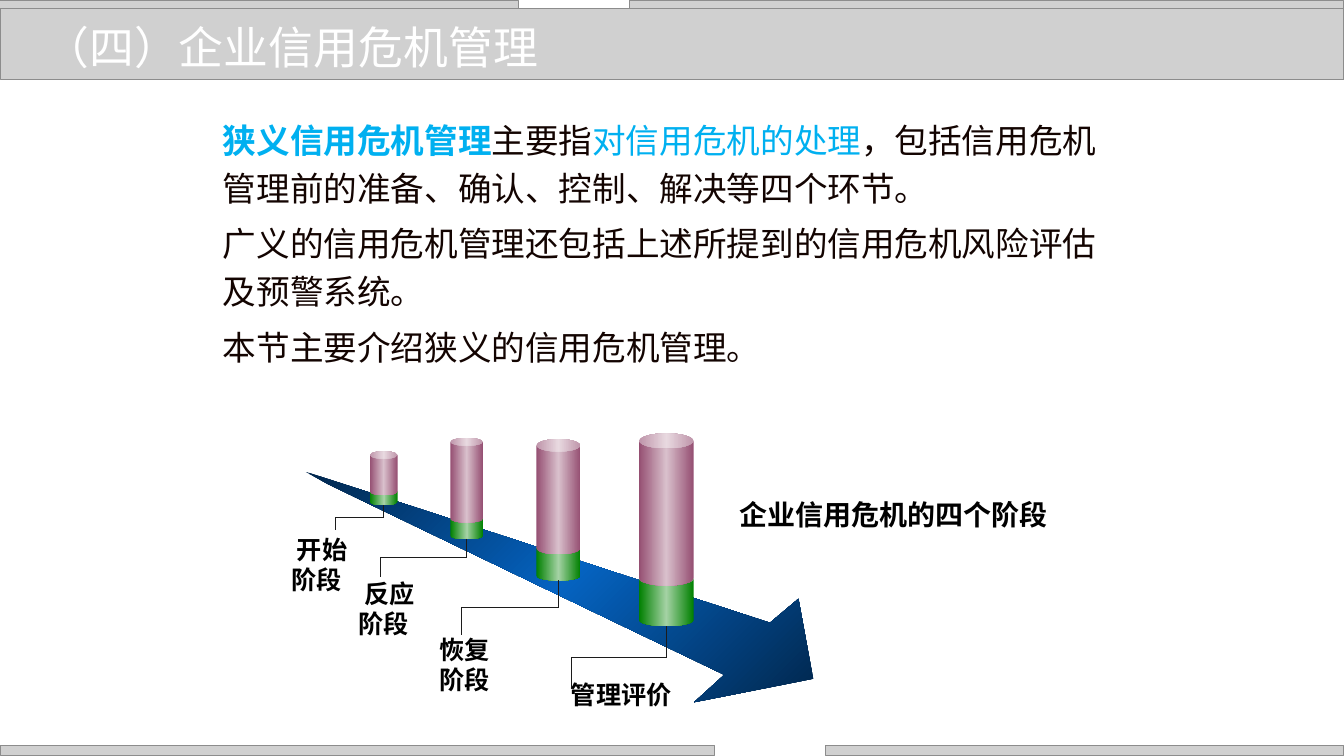
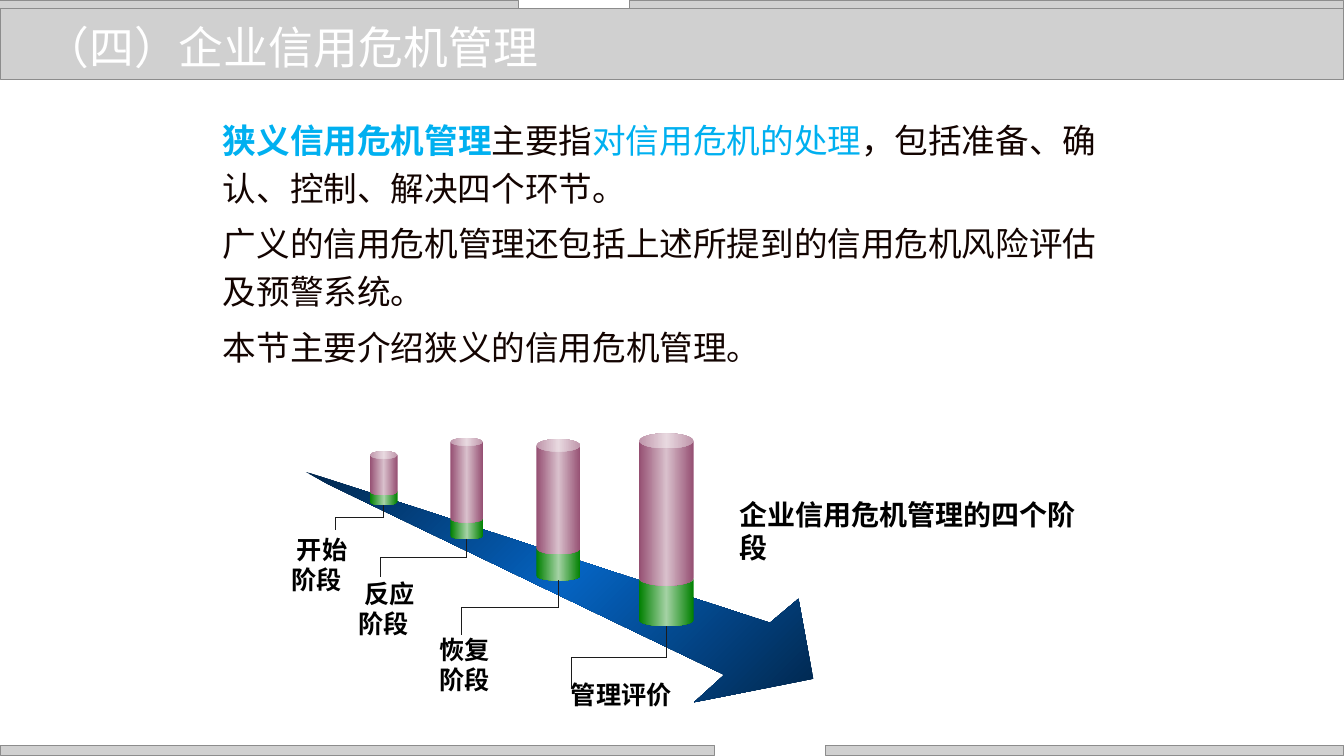
Before and after one commit to zhangjianzhang/internet_credit, a slide deck: slide 49 of files/slides/lecture_8.pptx. Drawn at 1344x756 pixels with LibreOffice and Linux fonts; fonts in the diff are those of the drawing; grey boxes stand for pictures; background and template pictures are left out. Boxes give left, top, right and bottom in pixels: in the first picture for what was removed or moved away, otherwise in the second. Text is boxed around its words. In the diff, an @@ line names an element or a change of style, - is before the commit and + after.

```diff
--- a/files/slides/lecture_8.pptx
+++ b/files/slides/lecture_8.pptx
@@ text at <box>223,124,1097,204</box>: text changed @@
-狭义信用危机管理主要指对信用危机的处理，包括信用危机管理前的准备、确认、控制、解决等四个环节。
+狭义信用危机管理主要指对信用危机的处理，包括准备、确认、控制、解决四个环节。
@@ text at <box>739,501,1075,528</box>: text changed @@
-企业信用危机的四个阶段
+企业信用危机管理的四个阶段
```
Also in this commit, not shown: 10 other slides changed, 5 slides removed, 10 other files.
